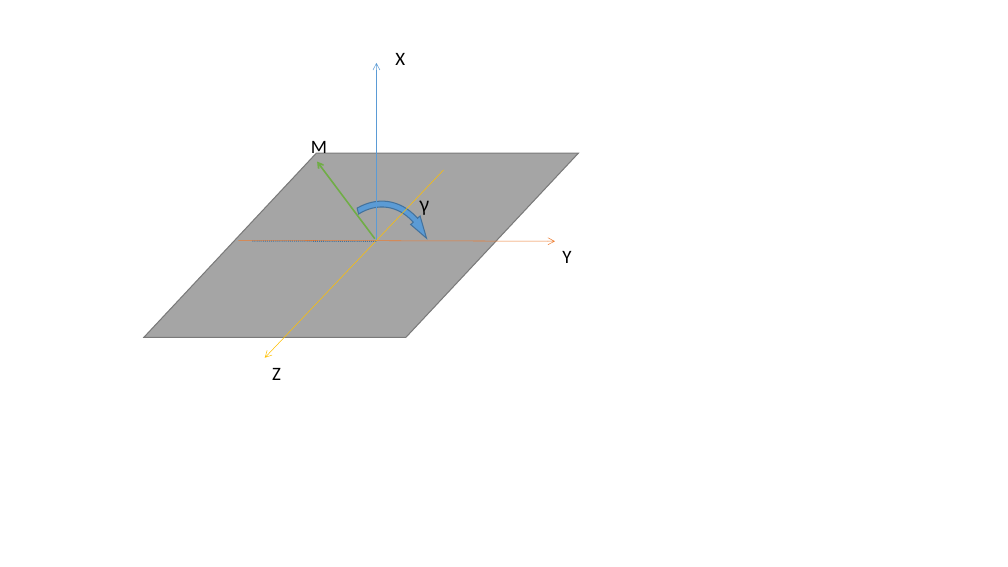
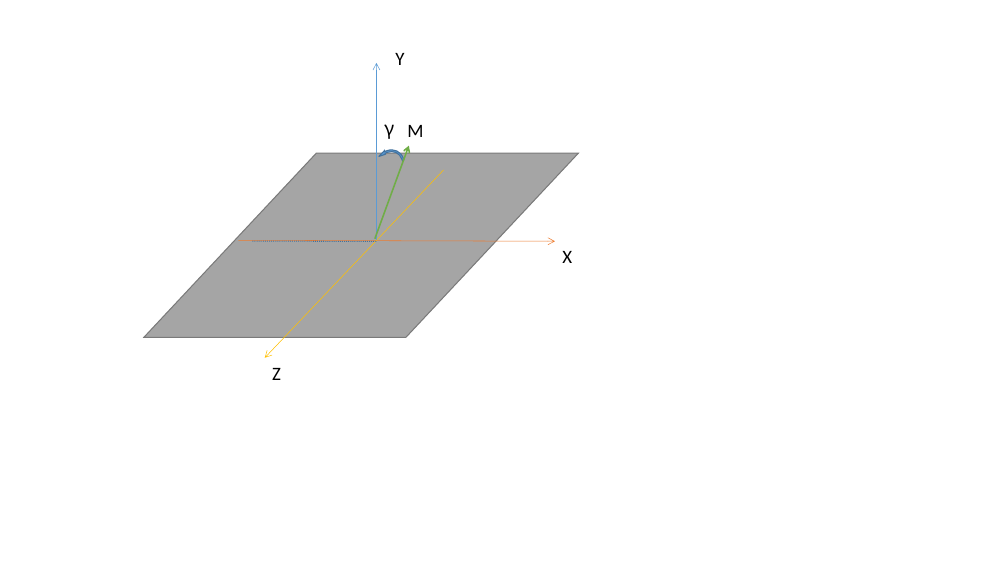
Before and after one commit to LightningBilly/3DAlgorithm, a slide deck: slide 4 of demos/rotate/旋转矩阵.pptx (slide 3 before the commit). Drawn at 1008x567 pixels with LibreOffice and Linux fonts; fonts in the diff are those of the drawing. Boxes give left, top, right and bottom in pixels: in the first picture for what was removed or moved away, otherwise in the second. Text is boxed around its words. In the diff, an @@ line names an element or a change of style, - is before the commit and + after.

```diff
--- a/demos/rotate/旋转矩阵.pptx
+++ b/demos/rotate/旋转矩阵.pptx
@@ text at box(395, 53, 404, 65): text changed @@
-X
+Y
@@ text "γ" rewrapped from box(420, 192, 430, 217) to box(385, 124, 395, 139) @@
@@ text "M" rewrapped from box(311, 138, 327, 159) to box(407, 125, 423, 137) @@
@@ circular arrow at box(354, 142, 415, 214): mirrored; rotation 188 to 205 degrees @@
@@ arrow moved from (375, 239) - (317, 162) to (375, 239) - (409, 146) @@
@@ text at box(562, 251, 572, 263): text changed @@
-Y
+X
```
Also in this commit, not shown: 2 other slides changed, 1 slide added, 9 other files.
